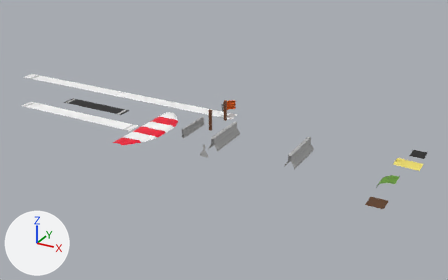
The Blender file art/splines.blend as it was, and as the next commit left it.
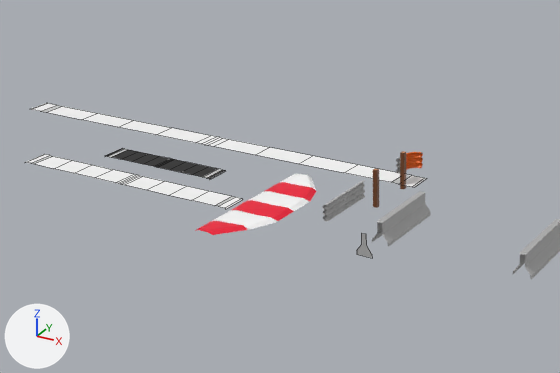
Each version appears first whole from a 50 mm lens placed at (35.0, -24.5, 15.6), pointed at (16.8, 8.6, -0.9), and next in a close-up on the part from 2% to 69% of the width and 6% to 79% of the height. The lights are fixed; the arrows at lower left show +X, +Y and +Z. The close-ups show mesh edges as thin lines.

Objects in the first close-up: 'simple_barrier', 'simple_barrier_end', 'simple_concrete', 'simple_concrete_straight', 'simple_curb', 'simple_curb_final', 'simple_curb_start', 'simple_pitroad', 'simple_road', 'simple_wide_road'.
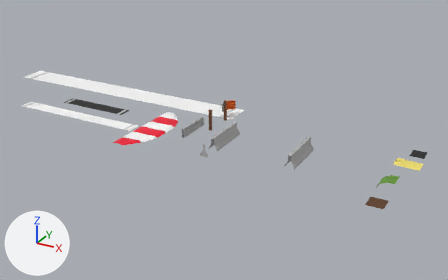
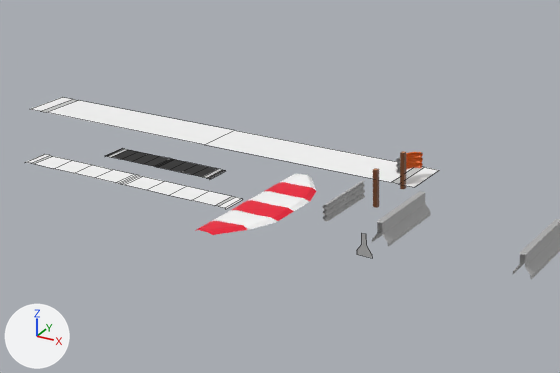
What differs and where, as boxes [x1, y1, x2, y2] in the close-ups (560 x 373 px):
'simple_wide_road', reshaped (7% taller): before [31, 103, 427, 187]; after [31, 97, 439, 187]

Edits to the bpy script that builds the scene:
```text
Change me_plane_001:
    used by ob_simple_wide_road; location = (7.0, 10.0, 0.0)
    remove me_plane_001.from_pydata(...)  # 20 vertices, 9 faces; spans x 0.0..9.6, y 0.0..1.0, z 0.0
    add me_plane_001.from_pydata(...)  # 8 vertices, 3 faces; spans x 0.0..9.6, y 0.0..2.0, z 0.0
    me_plane_001 part 1
    13 vertices are removed from x 0.17..9.5, y 0.0..1.0, z 0.0
    9 faces are deleted
    3 vertices in x 0.0..9.6, y 1.0, z 0.0 move by (0.0, 1.0, 0.0)
    1 vertex is added at (8.62, 2.0, 0.0)
    3 new faces join them
```
